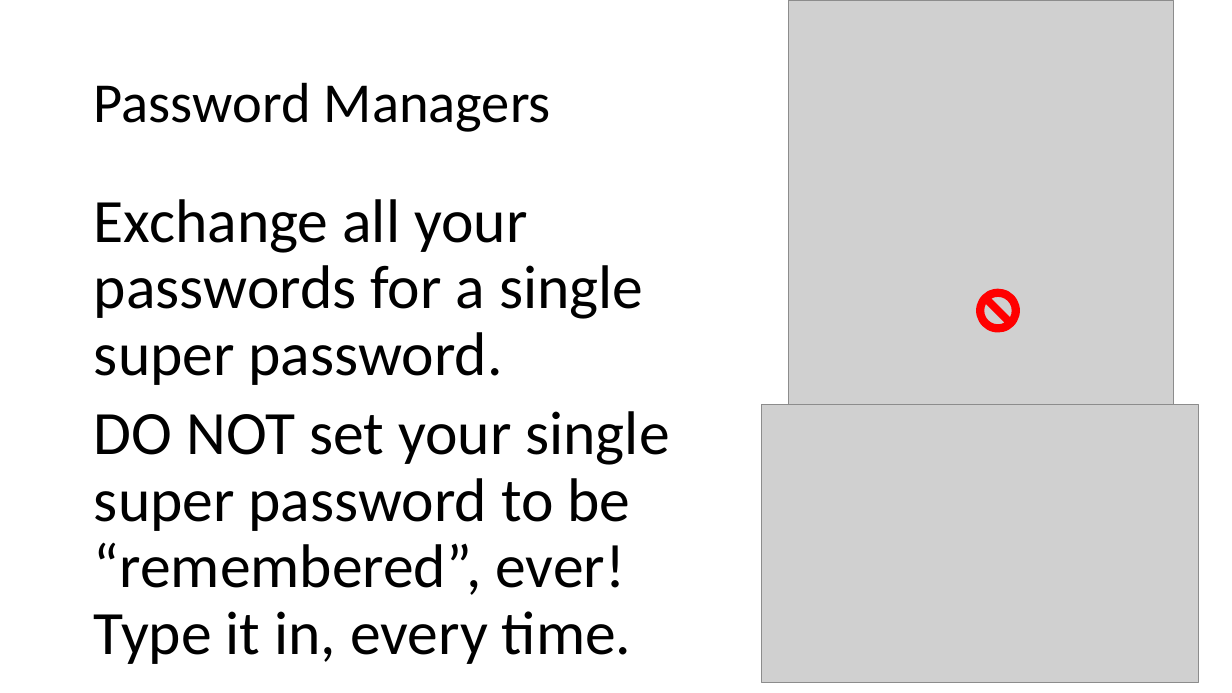
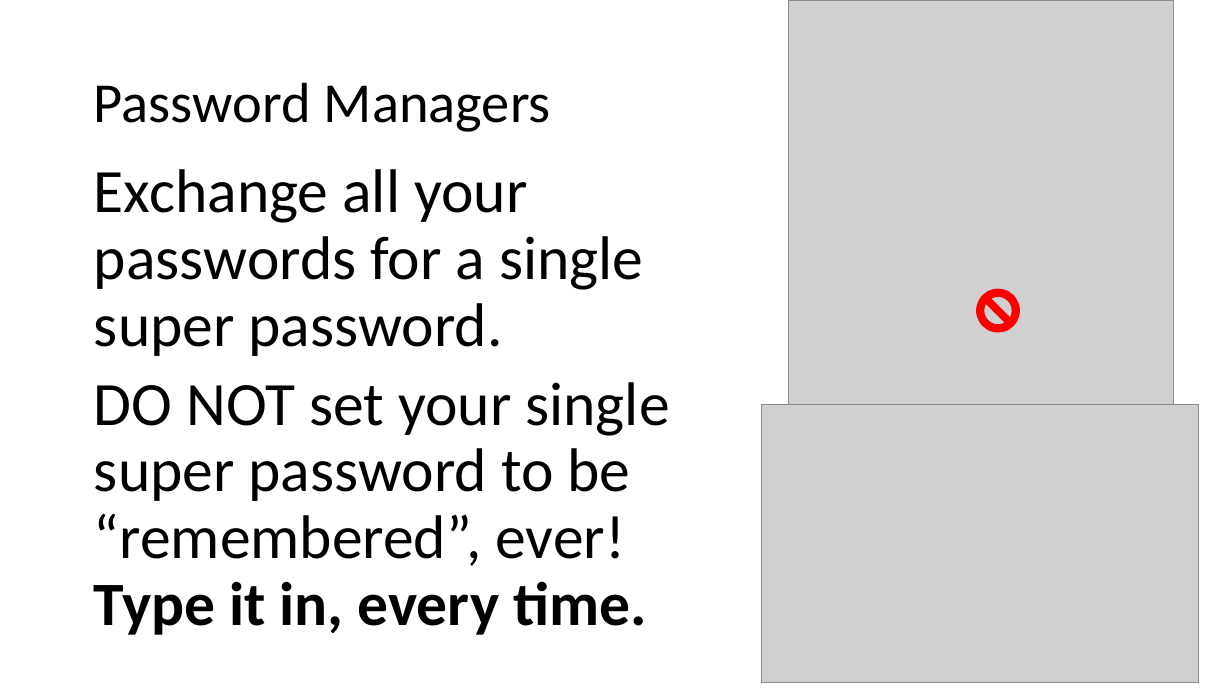
Before and after one commit to williamadba/Public-Presentations, a slide deck: slide 11 of Personal Practical Cybersecurity/Personal Practical Cybersecurity.pptx. Drawn at 1232x693 pixels with LibreOffice and Linux fonts; fonts in the diff are those of the drawing; grey boxes stand for pictures. Boxes give left, top, right and bottom in pixels: in the first picture for what was removed or moved away, otherwise in the second. Text is boxed around its words. In the diff, an @@ line names an element or a change of style, - is before the commit and + after.

```diff
--- a/Personal Practical Cybersecurity/Personal Practical Cybersecurity.pptx
+++ b/Personal Practical Cybersecurity/Personal Practical Cybersecurity.pptx
@@ text "Exchange all your passwords for ...": place and size @@
-text "Exchange all your passwords for ..." at [94,199,669,664]
+text "Exchange all your passwords for ..." at [94,169,669,635]
@@ text at [94,382,669,635]: bold on in "Type it in, every time." @@
```
